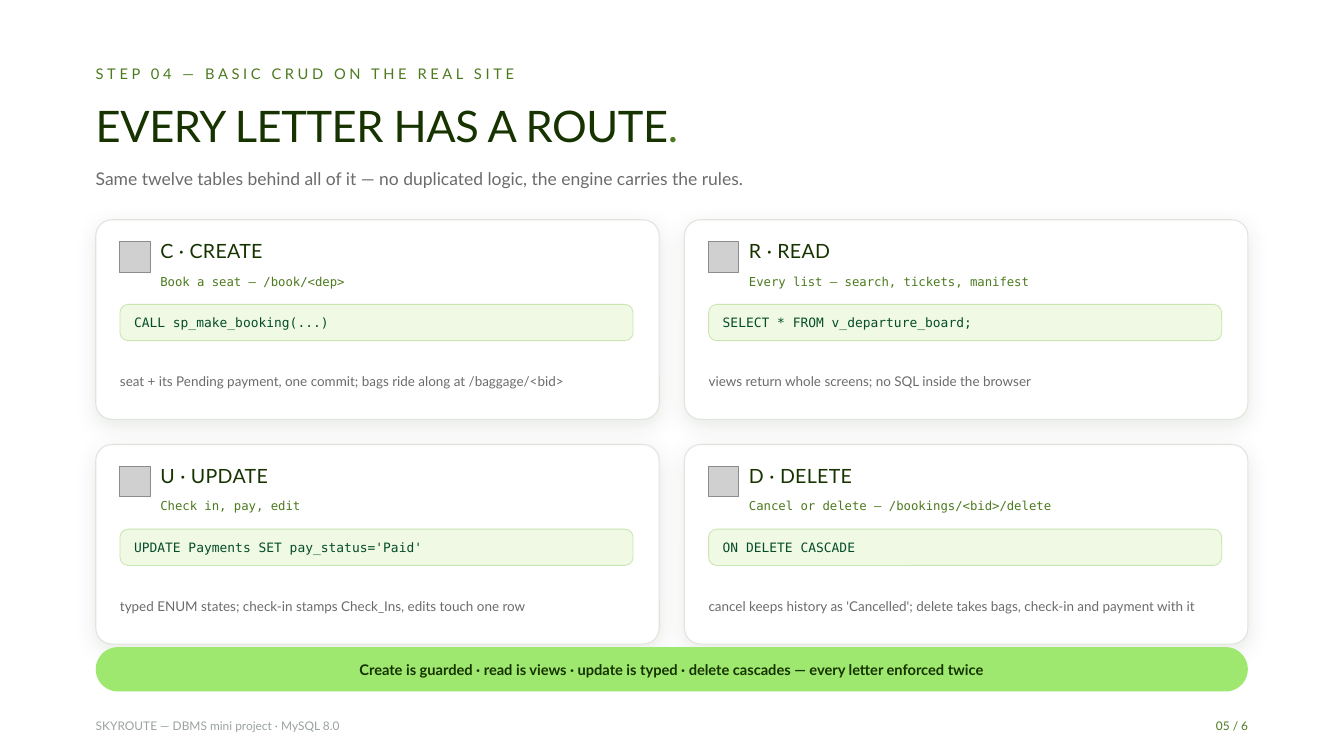
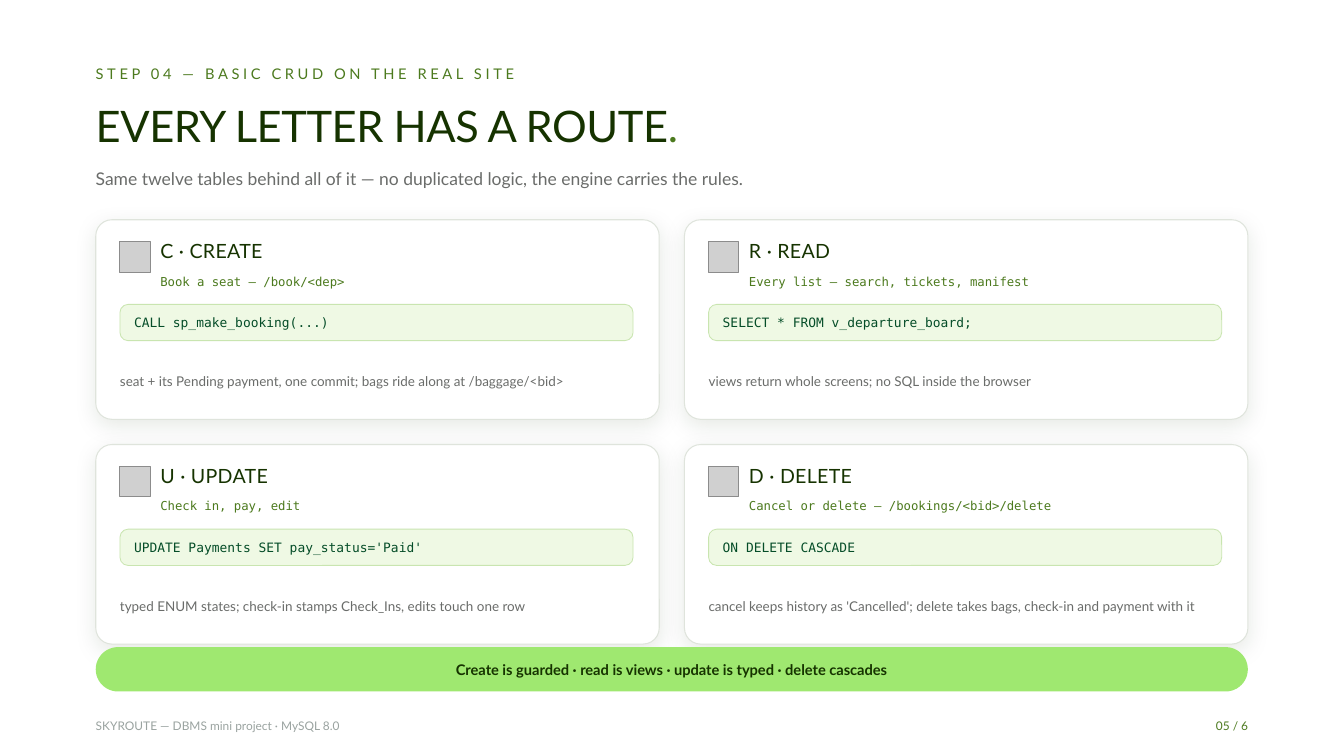
Before and after one commit to Bhaskar-1818/skyroute-dbms-python, a slide deck: slide 5 of dbms/docs/report/SkyRoute_Presentation.pptx. Drawn at 1344x756 pixels with LibreOffice and Linux fonts; fonts in the diff are those of the drawing; grey boxes stand for pictures; background and template pictures are left out. Boxes give left, top, right and bottom in pixels: in the first picture for what was removed or moved away, otherwise in the second. Text is boxed around its words. In the diff, an @@ line names an element or a change of style, - is before the commit and + after.

```diff
--- a/dbms/docs/report/SkyRoute_Presentation.pptx
+++ b/dbms/docs/report/SkyRoute_Presentation.pptx
@@ text at bbox=[456, 664, 887, 678]: text changed @@
-Create is guarded · read is views · update is typed · delete cascades — every letter enforced twice
+Create is guarded · read is views · update is typed · delete cascades
```
Also in this commit, not shown: 4 other slides changed.
